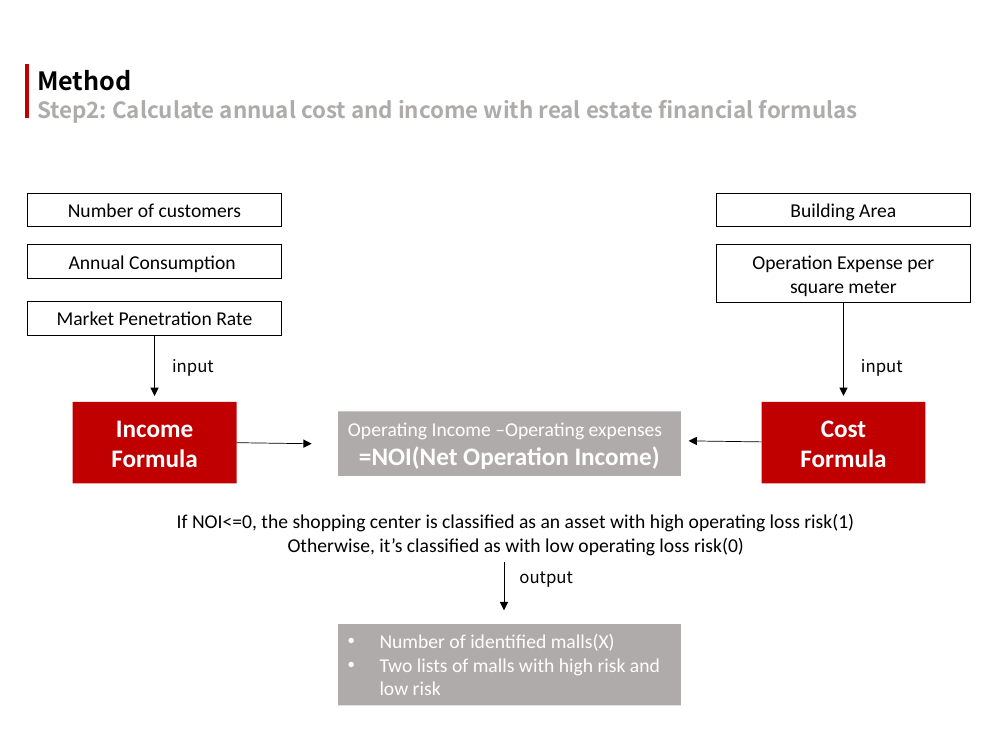
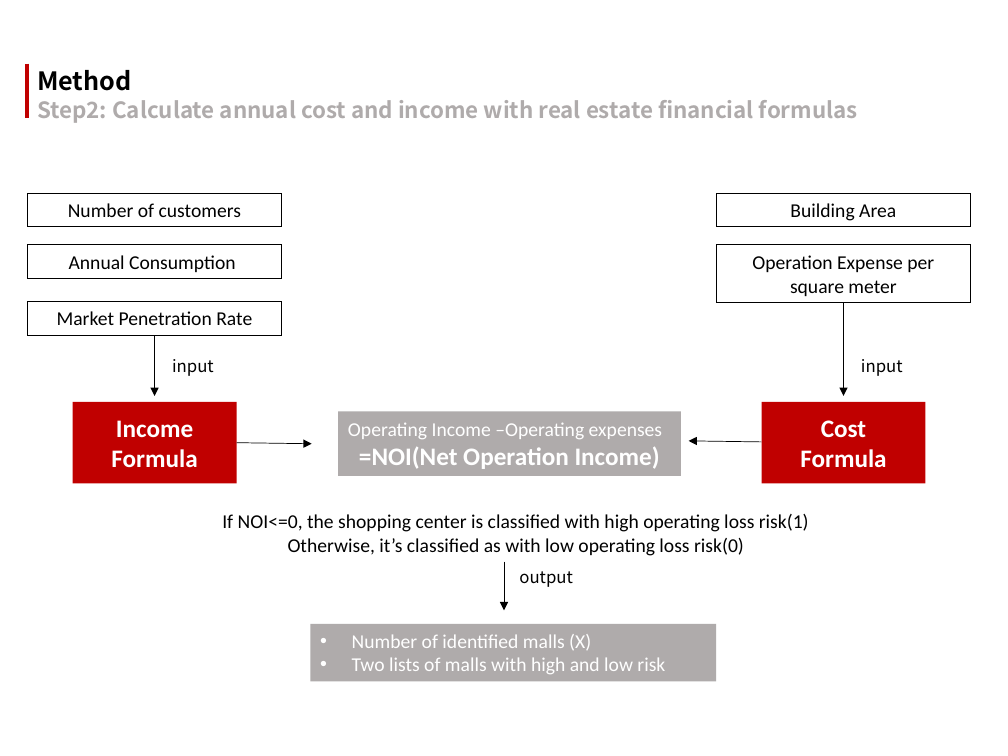
Before and after one commit to CPLN-680-Spring-2022/ChiZhang_OverbuiltRetail, a slide deck: slide 6 of Mid Point Pre.pptx. Drawn at 1008x756 pixels with LibreOffice and Linux fonts; fonts in the diff are those of the drawing. Boxes give left, top, right and bottom in pixels: in the first picture for what was removed or moved away, otherwise in the second. Text is boxed around its words. In the diff, an @@ line names an element or a change of style, - is before the commit and + after.

```diff
--- a/Mid Point Pre.pptx
+++ b/Mid Point Pre.pptx
@@ text at (x1=222, y1=514, x2=809, y2=532): text changed @@
-If NOI<=0, the shopping center is classified as an asset with high operating loss risk(1)
+If NOI<=0, the shopping center is classified with high operating loss risk(1)
@@ rectangle "Number of identified malls (X)" resized from (x1=338, y1=624, x2=680, y2=706) to (x1=310, y1=624, x2=717, y2=681) @@
@@ text in rectangle at (x1=352, y1=634, x2=665, y2=674): text changed @@
-• Number of identified malls(X)
-• Two lists of malls with high risk and low risk
+• Number of identified malls (X)
+• Two lists of malls with high and low risk
```
Also in this commit, not shown: 5 other slides changed.
